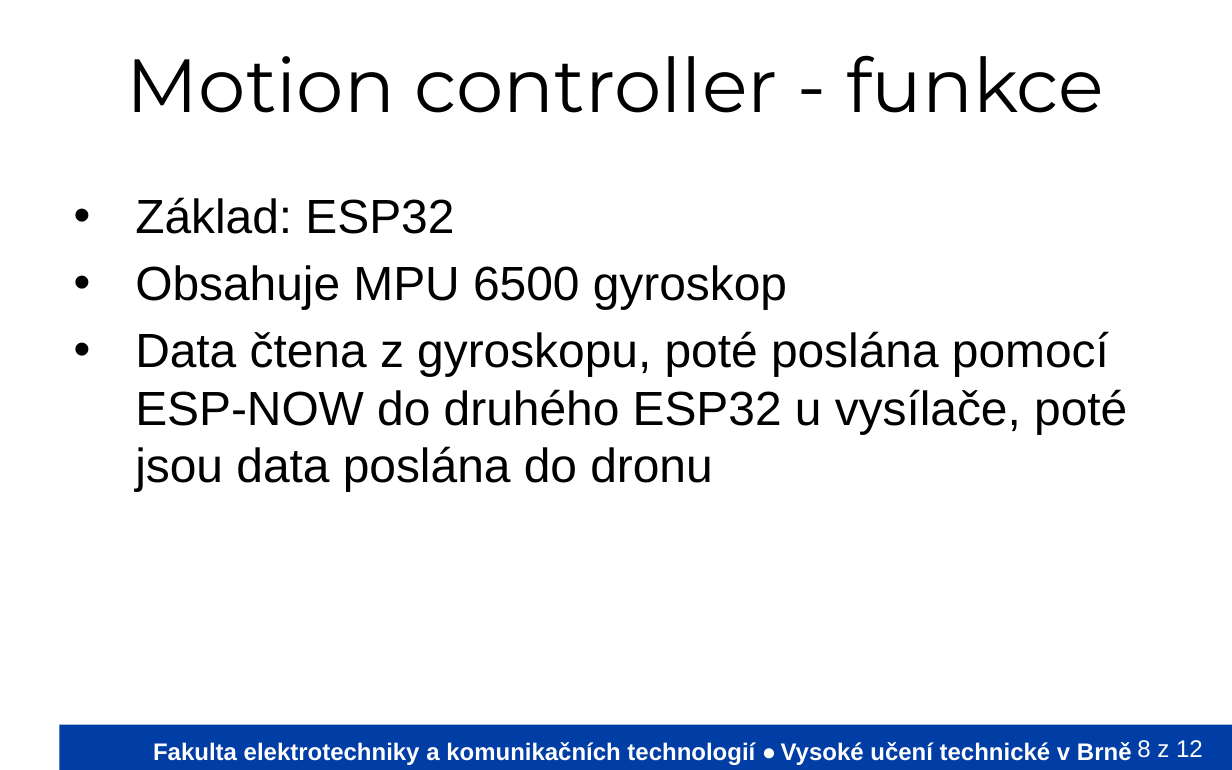
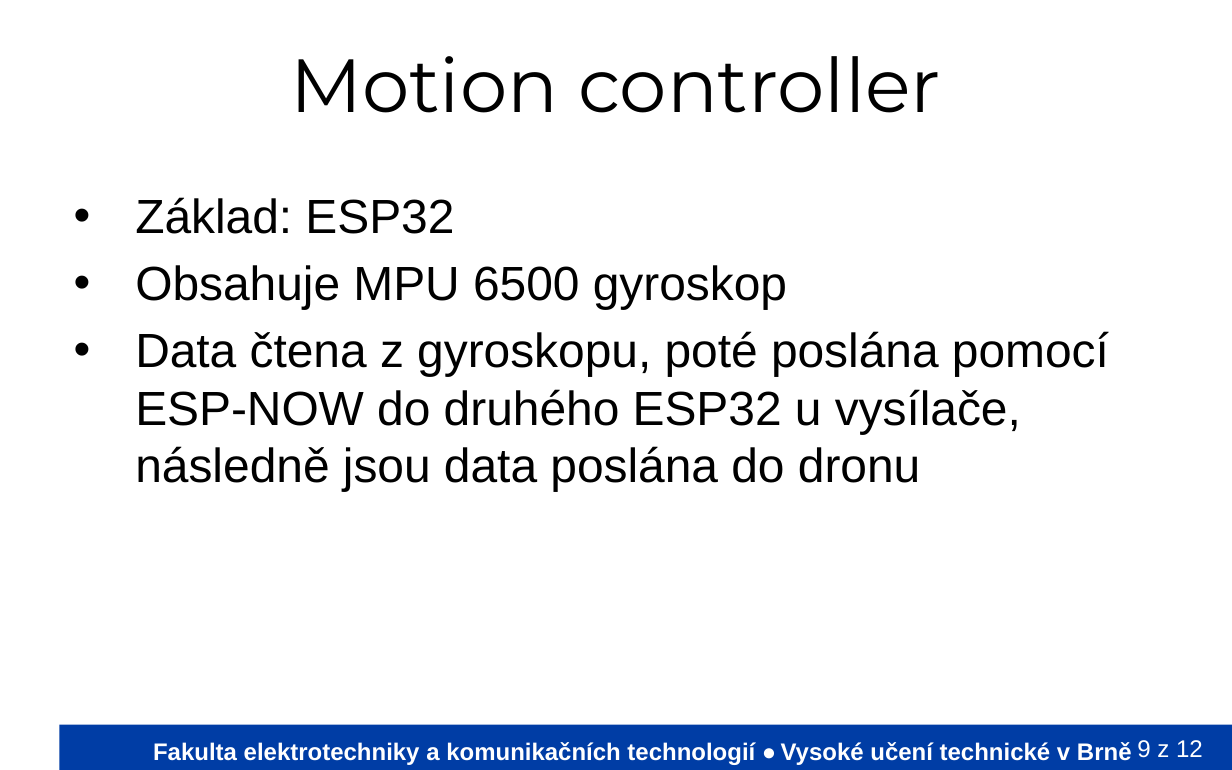
Before and after one commit to Mi-Tom/micro-controlers, a slide deck: slide 9 of PrezentaceVUT/VyvojovyDiagramVUT.odp (slide 8 before the commit). Drawn at 1232x770 pixels with LibreOffice and Linux fonts; fonts in the diff are those of the drawing; background and template pictures are left out. Boxes give left, top, right and bottom in pixels: in the first picture for what was removed or moved away, otherwise in the second. Text is boxed around its words. In the diff, an @@ line names an element or a change of style, - is before the commit and + after.

```diff
--- a/PrezentaceVUT/VyvojovyDiagramVUT.odp
+++ b/PrezentaceVUT/VyvojovyDiagramVUT.odp
@@ title at (290,56,941,113): text changed @@
-Motion controller - funkce
+Motion controller
@@ text at (135,331,1109,492): text changed @@
-• Data čtena z gyroskopu, poté poslána pomocí ESP-NOW do druhého ESP32 u vysílače, poté jsou data poslána do dronu
+• Data čtena z gyroskopu, poté poslána pomocí ESP-NOW do druhého ESP32 u vysílače, následně jsou data poslána do dronu
@@ page number at (1137,740,1203,758): text changed @@
-8 z 12
+9 z 12
```
Also in this commit, not shown: 3 other slides changed, 1 slide added, 1 other file.
